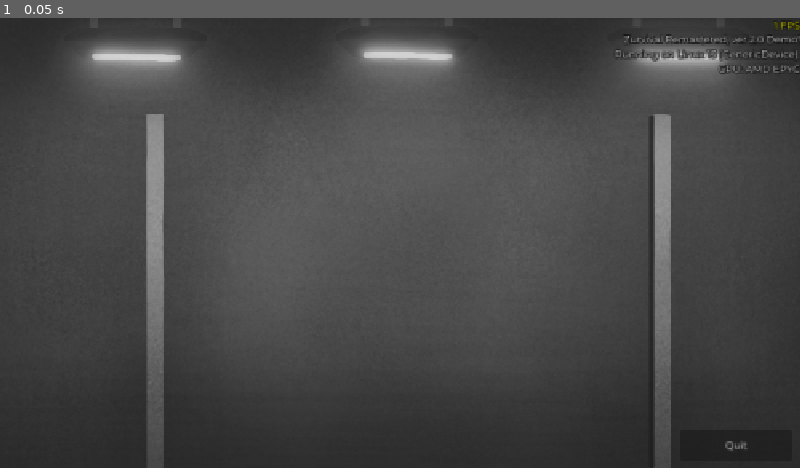
Above: before the commit, frame 1.
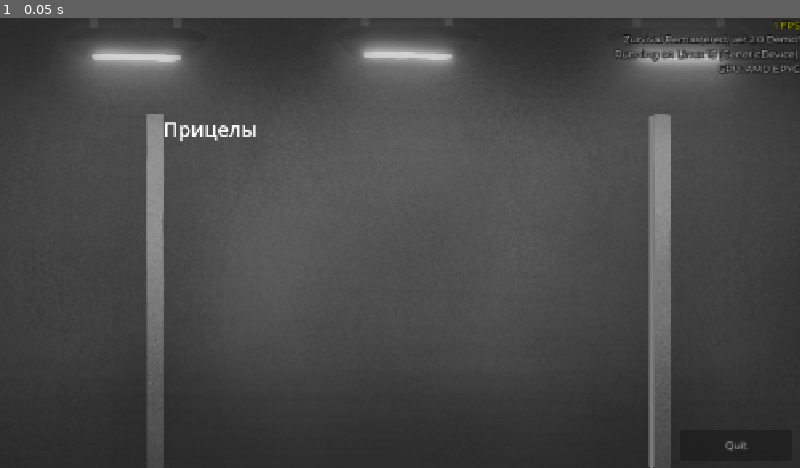
Above: after the commit, the same moment.

Repository: klodskateam/zurvival-remastered
Game: Godot game, scene res://storage.tscn
Same seed, same stepped clock (60 frames per second), same inputs: the game is played once before the commit and once after it. This scene is started directly instead of the project's main scene.
Inputs:
- Up to frame 1 (0.05 s): no input

The runs differ from the first frame. In frame 1, 0.9% of the frame differs, in the area x 20-82%, y 21-100%.

Commit message:
делаем склад часть 1

Diff:
--- a/storage.gd
+++ b/storage.gd
@@ -1,8 +1,22 @@
 extends Node2D
 
+var my_aims = []
+
+var my_items = []
+
+
+const SAVE_PATH = "user://save.cfg"
+var CONFIG = ConfigFile.new()
+
+func _ready() -> void:
+	Global.CONFIG.load(SAVE_PATH)
+
+	if Global.CONFIG.get_value("items", "aims"):
+		my_aims = Global.CONFIG.get_value("items", "aims")
+		print(my_aims)
 
 
 
 func _on_quitstorage_pressed() -> void:
-	# куда нужно?
+	# куда нужно? 🗣️
 	get_tree().change_scene_to_file("res://menu.tscn")
--- a/storage.tscn
+++ b/storage.tscn
@@ -1,8 +1,11 @@
-[gd_scene load_steps=4 format=3 uid="uid://ddsqj7m25ucaa"]
+[gd_scene load_steps=5 format=3 uid="uid://ddsqj7m25ucaa"]
 
 [ext_resource type="Script" uid="uid://dk6c7q85yu48l" path="res://storage.gd" id="1_3vq3h"]
 [ext_resource type="Texture2D" uid="uid://cmdbay58waf1e" path="res://Resources/storage.png" id="1_ueev3"]
 [ext_resource type="Theme" uid="uid://d2wr8qi0mdxxq" path="res://ui.tres" id="2_lnm35"]
+
+[sub_resource type="LabelSettings" id="LabelSettings_wttin"]
+font_size = 32
 
 [node name="storage" type="Node2D"]
 script = ExtResource("1_3vq3h")
@@ -35,4 +38,18 @@
 horizontal_scroll_mode = 0
 vertical_scroll_mode = 2
 
+[node name="VBoxContainer" type="VBoxContainer" parent="CanvasLayer/ScrollContainer"]
+layout_mode = 2
+size_flags_horizontal = 3
+size_flags_vertical = 3
+
+[node name="Label" type="Label" parent="CanvasLayer/ScrollContainer/VBoxContainer"]
+layout_mode = 2
+text = "Прицелы"
+label_settings = SubResource("LabelSettings_wttin")
+
+[node name="GridContainer" type="GridContainer" parent="CanvasLayer/ScrollContainer/VBoxContainer"]
+layout_mode = 2
+columns = 6
+
 [connection signal="pressed" from="CanvasLayer/Button" to="." method="_on_quitstorage_pressed"]
--- a/windows/product_windows.gd
+++ b/windows/product_windows.gd
@@ -4,6 +4,7 @@
 var PRODUCT_PRICE = 99 # Z$
 var PRODUCT_DESCTIPTION = "Это [color=#FF0000]т[/color][color=#FF4800]е[/color][color=#FF9100]с[/color][color=#FFDA00]т …(603 unchanged characters)…
 var PRODUCT_IMAGE = preload("res://_IMPORTANT_IMAGE_DONT_DELETE_INACHE_PISEC!!.jpg")
+var PRODUCT_DATA = { "type": "aim", "name": "sus3", "default": false, "price": 50.0, "sprite": "res://Resources/aims/aa.png" }
 
 # Called when the node enters the scene tree for the first time.
 func _ready() -> void:
@@ -26,6 +27,14 @@
 	if Global.ZCOINS >= PRODUCT_PRICE:
 		Global.ZCOINS -= PRODUCT_PRICE
 		Global.CONFIG.set_value("save", "zcoins", Global.ZCOINS)
+		if Global.CONFIG.get_value("items", "aims"):
+			var updated_array = Global.CONFIG.get_value("items", "aims")
+
+			updated_array.append(PRODUCT_DATA)
+
+			Global.CONFIG.set_value("items", "aims", updated_array)
+		else:
+			Global.CONFIG.set_value("items", "aims", [PRODUCT_DATA])
 		Global.CONFIG.save(Global.SAVE_PATH)
 		print(str(Global.ZCOINS))
 		queue_free()
